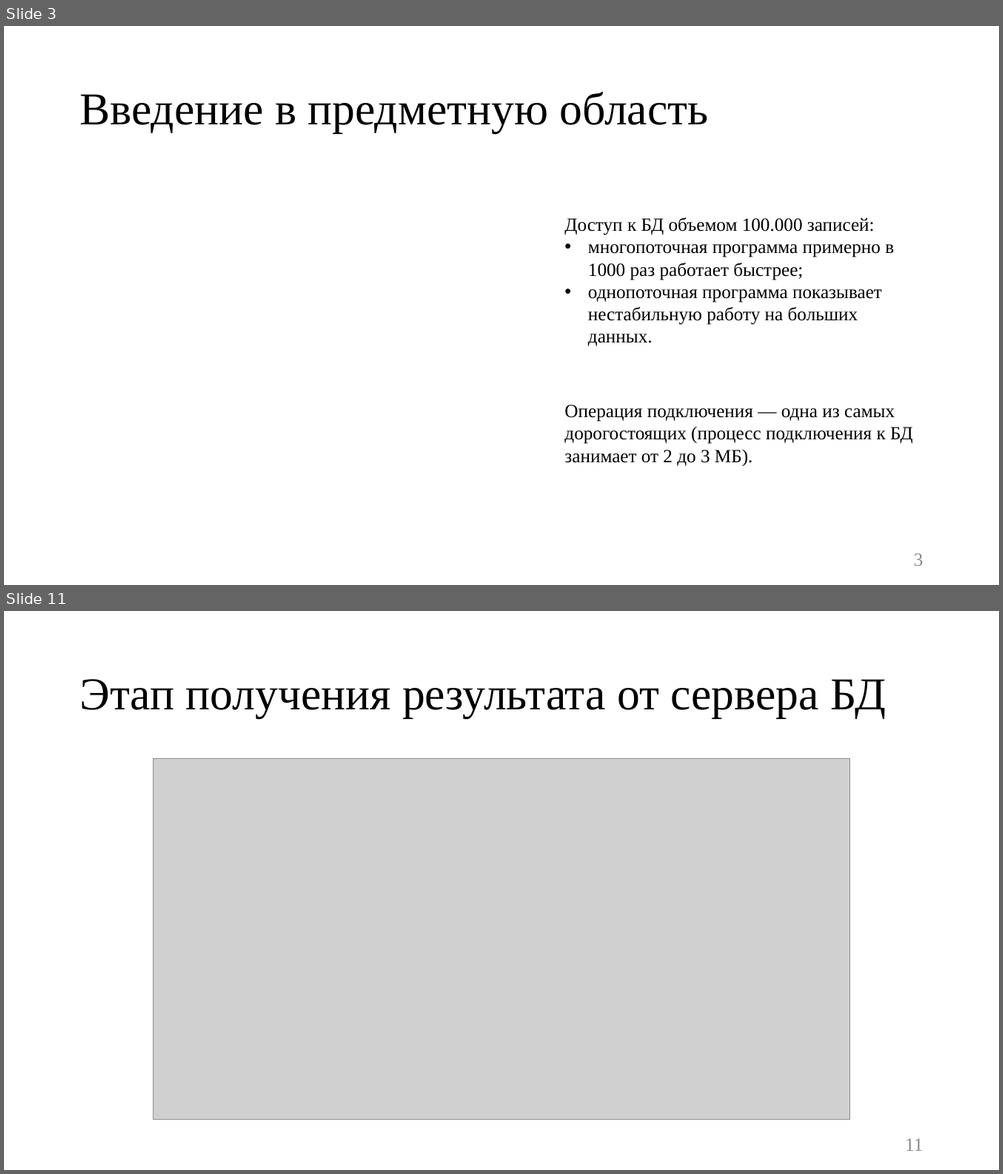
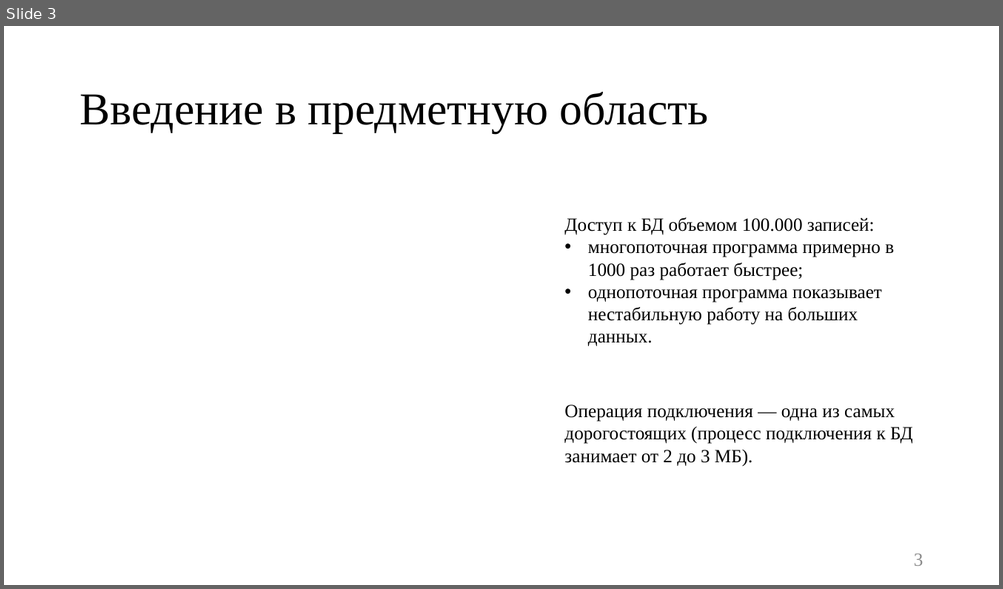
Before and after one commit to platosha-git/Diplom-theory, a slide deck: Презентация.pptx. Shown one above the other, each under a label of ours: slides 3 and 11 before the commit, slide 3 after it; the slides between them are not shown. The pictures are 1003x1174 and 1003x589 pixels, drawn with LibreOffice and Linux fonts; fonts in the diff are those of the drawing; grey boxes stand for pictures. Boxes give left, top, right and bottom in pixels: in the first picture for what was removed or moved away, otherwise in the second. Text is boxed around its words. In the diff, an @@ line names an element or a change of style, - is before the commit and + after.

```diff
--- a/Презентация.pptx
+++ b/Презентация.pptx
@@ slide 11 removed at (x1=4, y1=611, x2=999, y2=1170), background #FFFFFF @@
@@ title removed at (x1=79, y1=679, x2=885, y2=718) @@
-Этап получения результата от сервера БД
@@ picture removed at (x1=153, y1=759, x2=849, y2=1120) @@
@@ page number removed at (x1=905, y1=1139, x2=922, y2=1151) @@
-11
```
Also in this commit, not shown: 12 slides changed, 2 slides added, 3 other slides removed, 20 other files.
